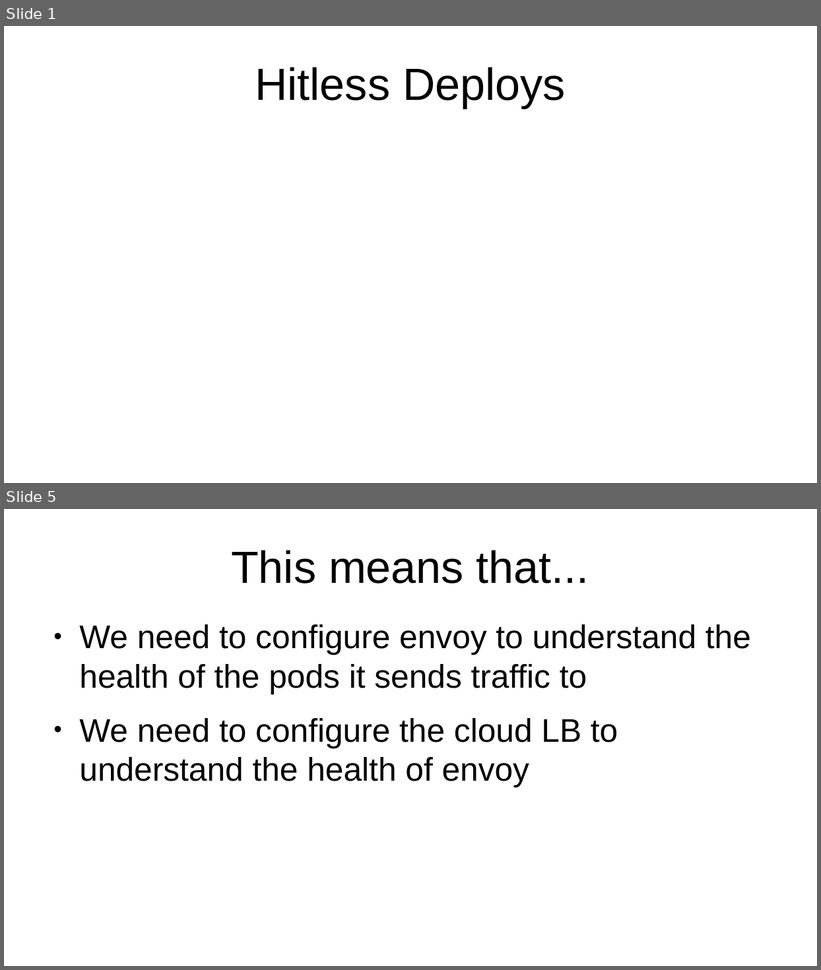
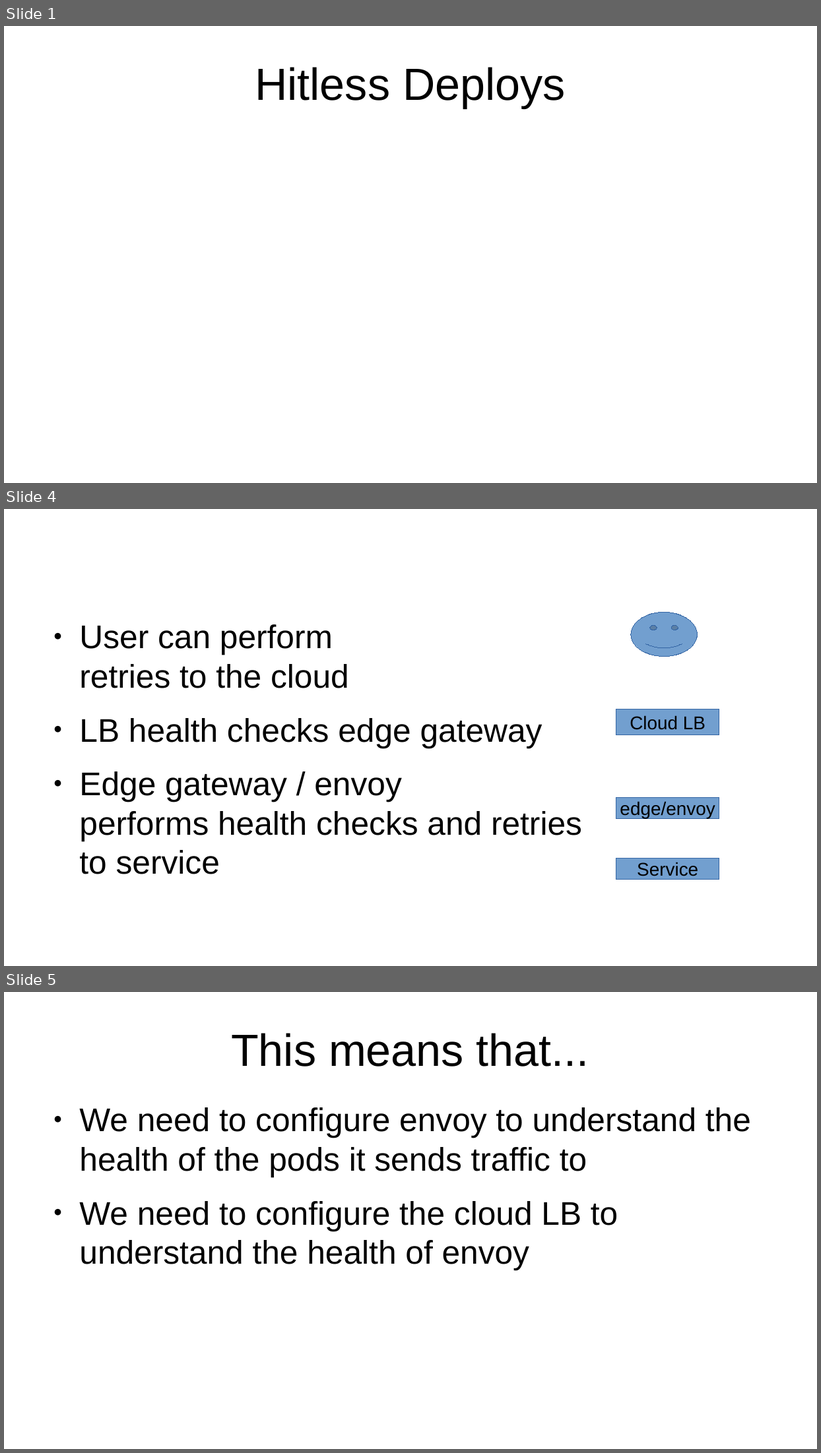
Before and after one commit to solo-io/hoot, a slide deck: 11-hitless-delpoy/slides.odp. Shown one above the other, each under a label of ours: slides 1 and 5 before the commit, slides 1, 4 and 5 after it; the slides between them are not shown. The pictures are 821x970 and 821x1453 pixels, drawn with LibreOffice and Linux fonts; fonts in the diff are those of the drawing. Boxes give left, top, right and bottom in pixels: in the first picture for what was removed or moved away, otherwise in the second. Text is boxed around its words. In the diff, an @@ line names an element or a change of style, - is before the commit and + after.

```diff
--- a/11-hitless-delpoy/slides.odp
+++ b/11-hitless-delpoy/slides.odp
@@ slide 4 added at (x1=4, y1=509, x2=817, y2=966), background #FFFFFF @@
@@ text added at (x1=79, y1=625, x2=582, y2=875), 32 pt, text #000000 @@
+● User can perform
+  retries to the cloud
+● LB health checks edge gateway
+● Edge gateway / envoy
+  performs health checks and retries
+  to service
@@ smiley face added at (x1=631, y1=613, x2=698, y2=657), fill #729FCF, outline #3465A4 0 pt @@
@@ rectangle added at (x1=616, y1=710, x2=719, y2=735), fill #729FCF, outline #3465A4 0 pt, 18 pt, text #000000 @@
+Cloud LB
@@ rectangle added at (x1=616, y1=797, x2=719, y2=819), fill #729FCF, outline #3465A4 0 pt, 18 pt, text #000000 @@
+edge/envoy
@@ rectangle added at (x1=616, y1=859, x2=719, y2=880), fill #729FCF, outline #3465A4 0 pt, 18 pt, text #000000 @@
+Service
```
Also in this commit, not shown: 8 slides changed, 1 other file.
